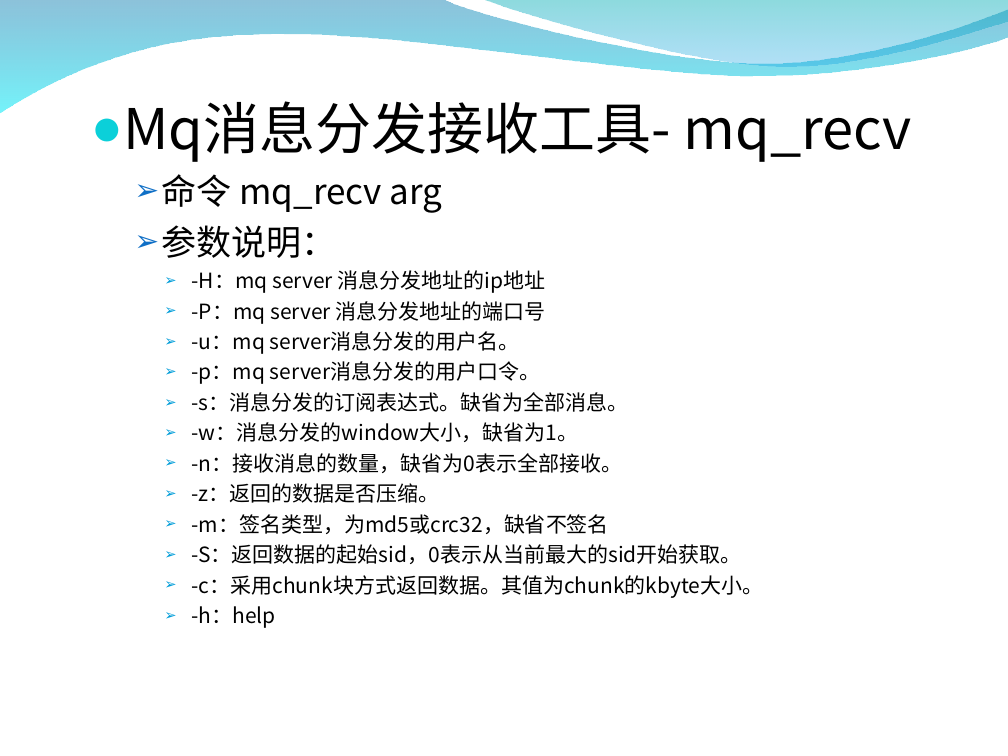
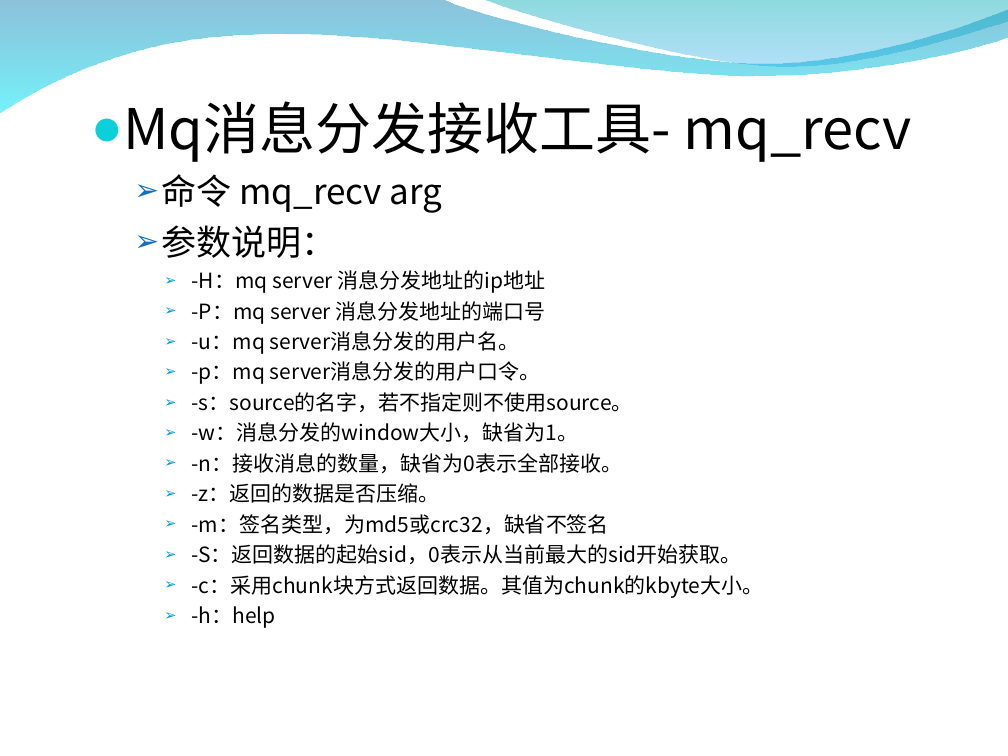
Before and after one commit to burstas/cwinux-mq, a slide deck: slide 28 of mq/doc/mq_introduce.ppt (slide 31 before the commit). Drawn at 1008x756 pixels with LibreOffice and Linux fonts; fonts in the diff are those of the drawing; background and template pictures are left out. Boxes give left, top, right and bottom in pixels: in the first picture for what was removed or moved away, otherwise in the second. Text is boxed around its words. In the diff, an @@ line names an element or a change of style, - is before the commit and + after.

```diff
--- a/mq/doc/mq_introduce.ppt
+++ b/mq/doc/mq_introduce.ppt
@@ text at [192,392,633,412]: text changed @@
-    ➢ -s：消息分发的订阅表达式。缺省为全部消息。
+    ➢ -s：source的名字，若不指定则不使用source。
```
Also in this commit, not shown: 14 other slides changed, 1 slide added, 4 slides removed, 8 other files.
